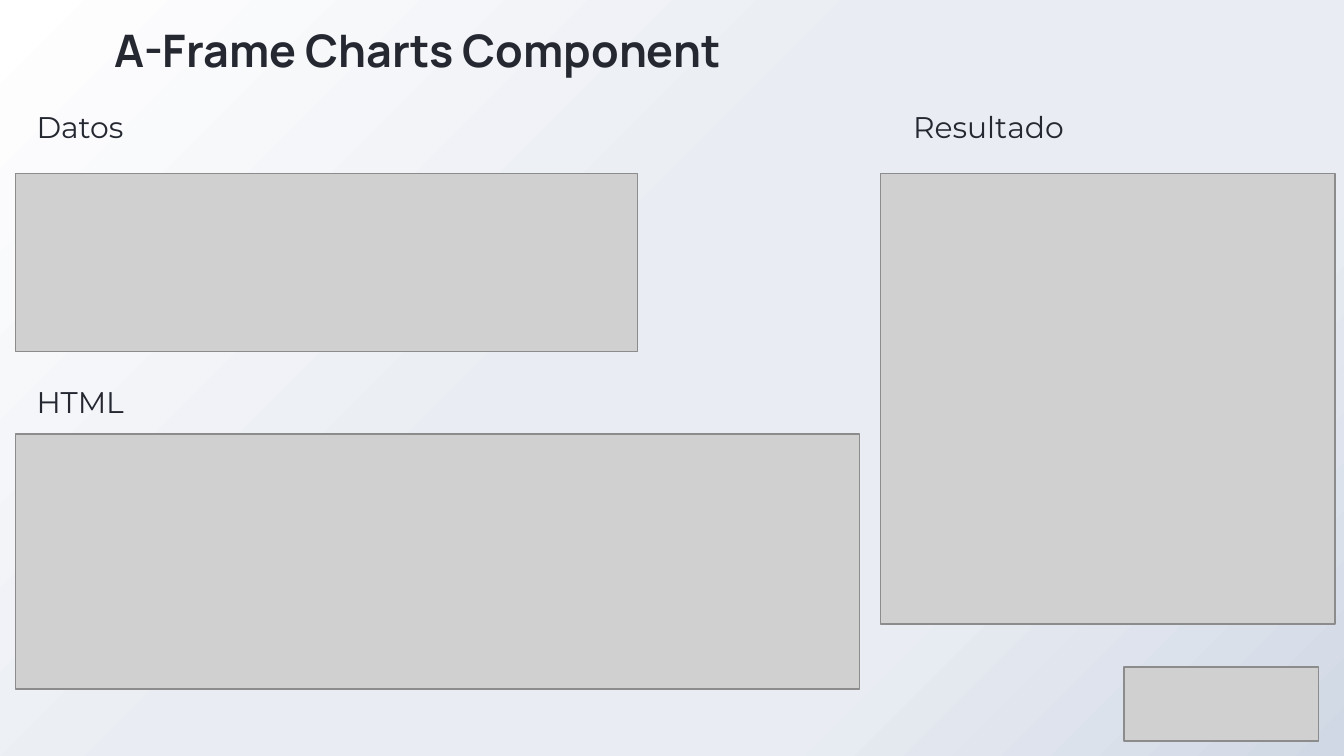
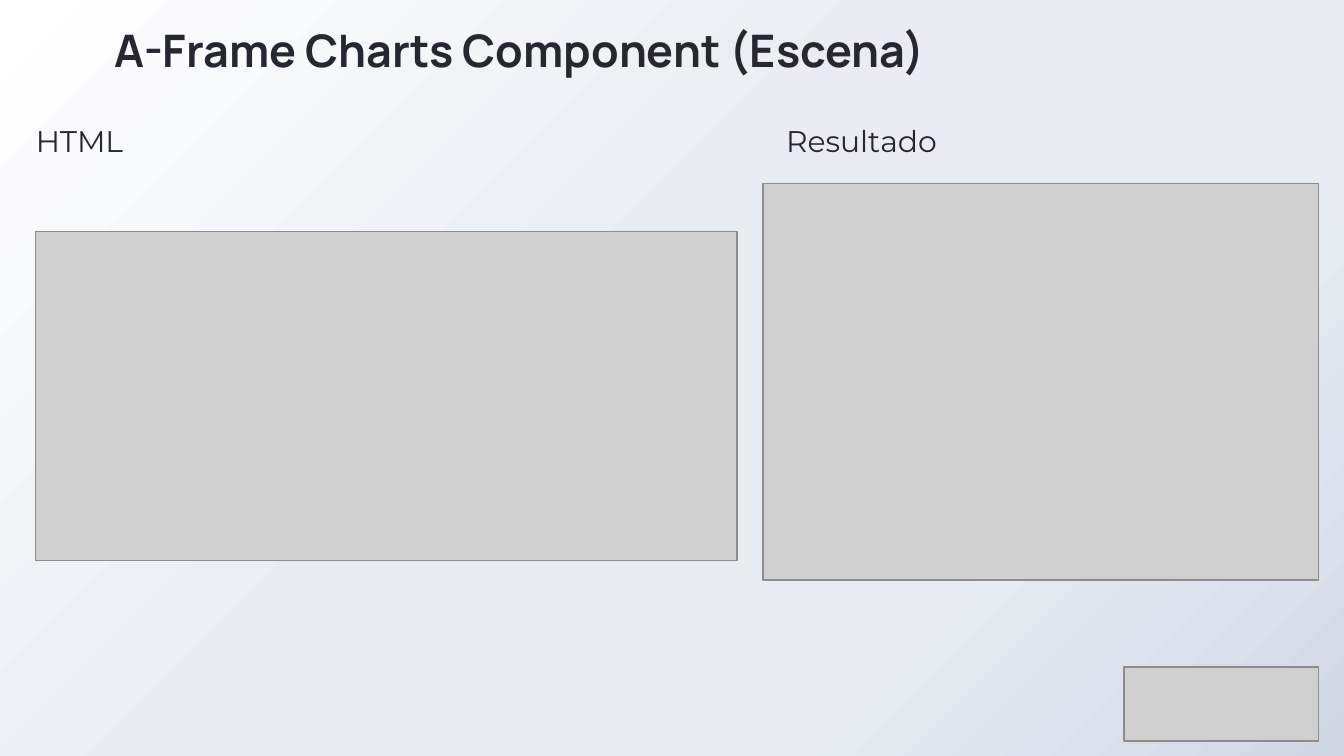
Before and after one commit to adrixp/MemoriaTFG-AdrianPizarroSerrano, a slide deck: slide 10 of PresentaciónTFG_Adrián_Pizarro_Serrano.pptx (slide 9 before the commit). Drawn at 1344x756 pixels with LibreOffice and Linux fonts; fonts in the diff are those of the drawing; grey boxes stand for pictures; background and template pictures are left out. Boxes give left, top, right and bottom in pixels: in the first picture for what was removed or moved away, otherwise in the second. Text is boxed around its words. In the diff, an @@ line names an element or a change of style, - is before the commit and + after.

Commit message:
Update ppt

```diff
--- a/PresentaciónTFG_Adrián_Pizarro_Serrano.pptx
+++ b/PresentaciónTFG_Adrián_Pizarro_Serrano.pptx
@@ text at <box>114,29,925,78</box>: text changed @@
-A-Frame Charts Component
+A-Frame Charts Component (Escena)
@@ text "HTML": place and size @@
-text "HTML" at <box>37,392,124,413</box>
+text "HTML" at <box>36,131,123,152</box>
@@ text removed at <box>37,117,124,138</box> @@
-Datos
@@ text "Resultado": place and size @@
-text "Resultado" at <box>913,116,1064,138</box>
+text "Resultado" at <box>786,130,937,152</box>
@@ picture removed at <box>15,173,637,351</box> @@
@@ picture: place and size @@
-picture at <box>880,173,1335,624</box>
+picture at <box>763,184,1318,581</box>
@@ picture added at <box>36,231,738,560</box> @@
@@ picture removed at <box>15,434,859,689</box> @@
```
Also in this commit, not shown: 1 other slide changed, 1 slide added, 1 slide removed, 1 other file.
